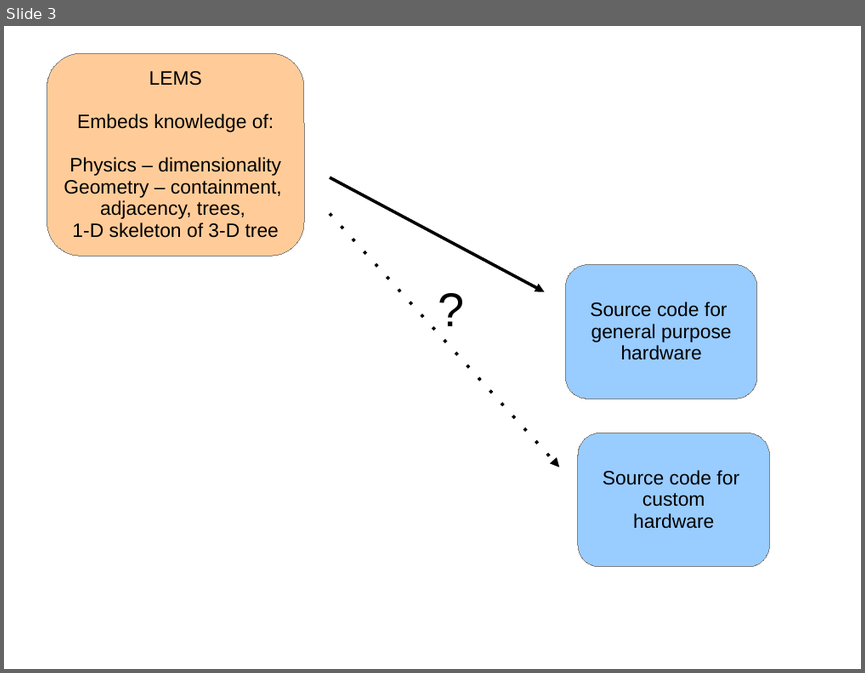
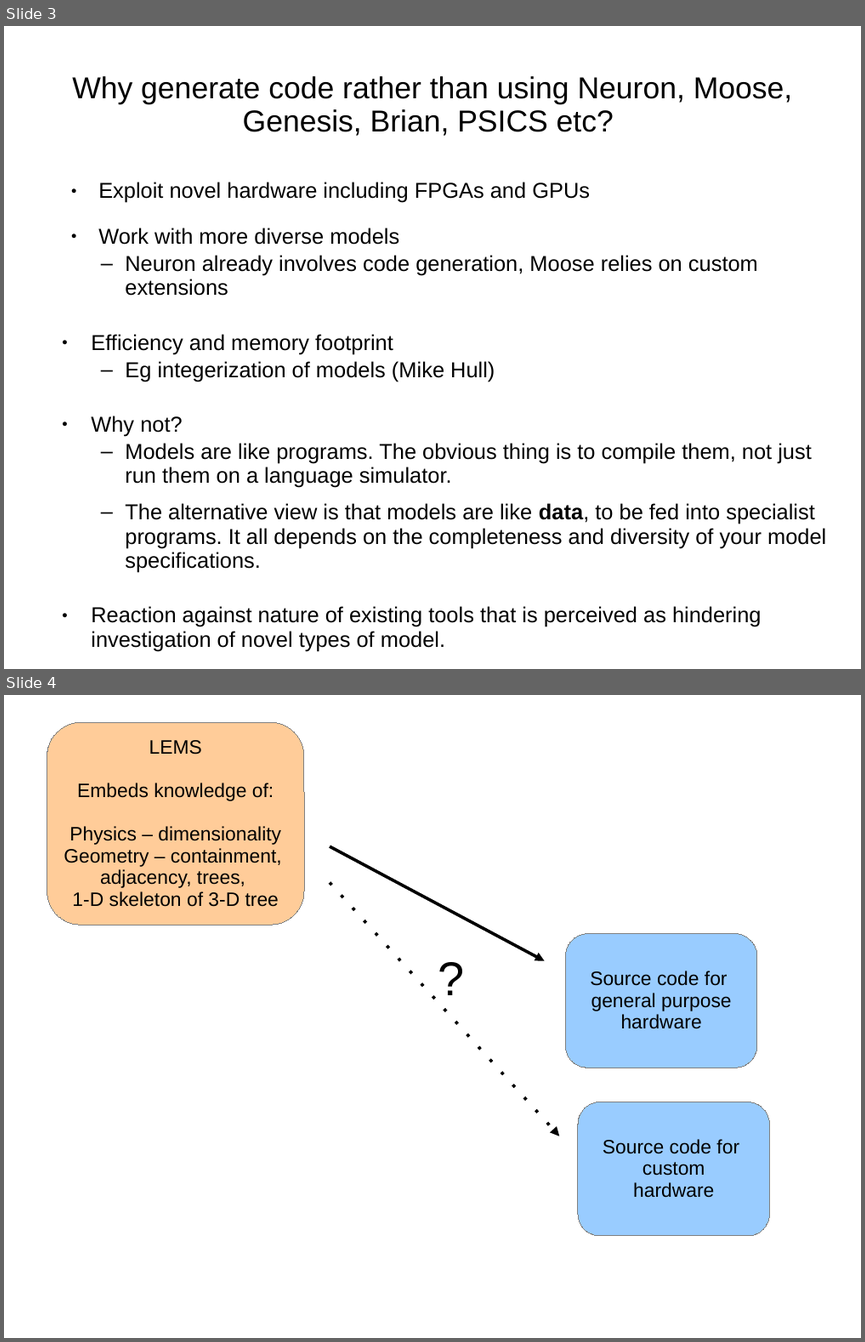
Before and after one commit to robertcannon/jldLEMS, a slide deck: docs/presentations/lems-lems-lite.odp. Shown one above the other, each under a label of ours: slide 3 before the commit, slides 3 and 4 after it. The pictures are 865x673 and 865x1342 pixels, drawn with LibreOffice and Linux fonts; fonts in the diff are those of the drawing. Boxes give left, top, right and bottom in pixels: in the first picture for what was removed or moved away, otherwise in the second. Text is boxed around its words. In the diff, an @@ line names an element or a change of style, - is before the commit and + after.

```diff
--- a/docs/presentations/lems-lems-lite.odp
+++ b/docs/presentations/lems-lems-lite.odp
@@ slide 3 added at bbox=[4, 26, 861, 669], background #FFFFFF @@
@@ title added at bbox=[72, 76, 792, 136], 28 pt, text #000000 @@
+Why generate code rather than using Neuron, Moose, Genesis, Brian, PSICS etc?
@@ text added at bbox=[91, 182, 826, 651], 20 pt, text #000000 @@
+● Exploit novel hardware including FPGAs and GPUs
+● Work with more diverse models
+  – Neuron already involves code generation, Moose relies on custom extensions
+● Efficiency and memory footprint
+  – Eg integerization of models (Mike Hull)
+● Why not?
+  – Models are like programs. The obvious thing is to compile them, not just run them on a language simulator.
+  – The alternative view is that models are like data, to be fed into specialist programs. It all depends on the completeness and diversity of your model specifications.
+● Reaction against nature of existing tools that is perceived as hindering investigation of novel types of model.
@@ what was slide 3 is now slide 4 @@
```
Also in this commit, not shown: 4 slides changed, 1 slide removed, 7 other files.
